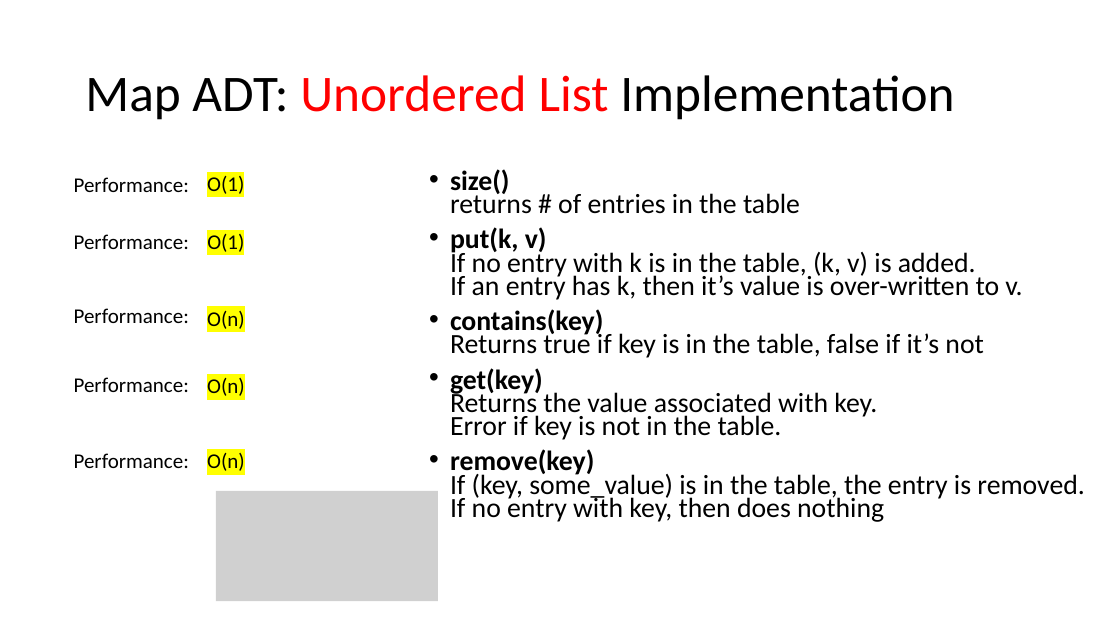
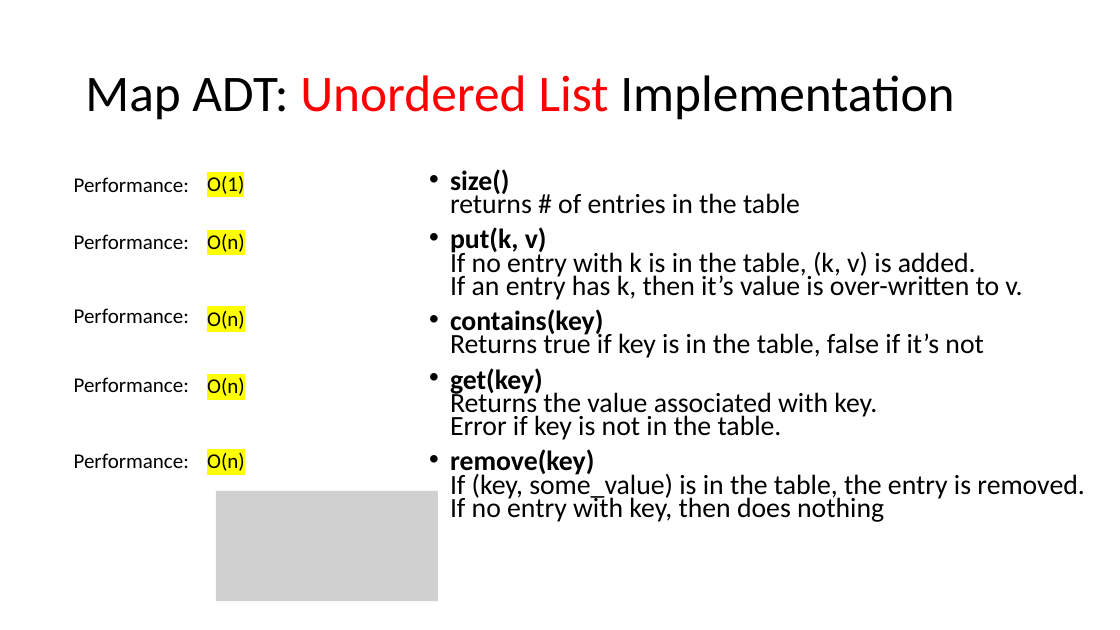
Before and after one commit to tjd1234/cmpt225fall2023, a slide deck: slide 9 of lecture_notes/week8/week8_maps_and_hashing.pptx. Drawn at 1120x630 pixels with LibreOffice and Linux fonts; fonts in the diff are those of the drawing; grey boxes stand for pictures. Boxes give left, top, right and bottom in pixels: in the first picture for what was removed or moved away, otherwise in the second. Text is boxed around its words. In the diff, an @@ line names an element or a change of style, - is before the commit and + after.

```diff
--- a/lecture_notes/week8/week8_maps_and_hashing.pptx
+++ b/lecture_notes/week8/week8_maps_and_hashing.pptx
@@ text at box(207, 234, 245, 256): text changed @@
-O(1)
+O(n)
```
Also in this commit, not shown: 14 other slides changed, 16 other files.
